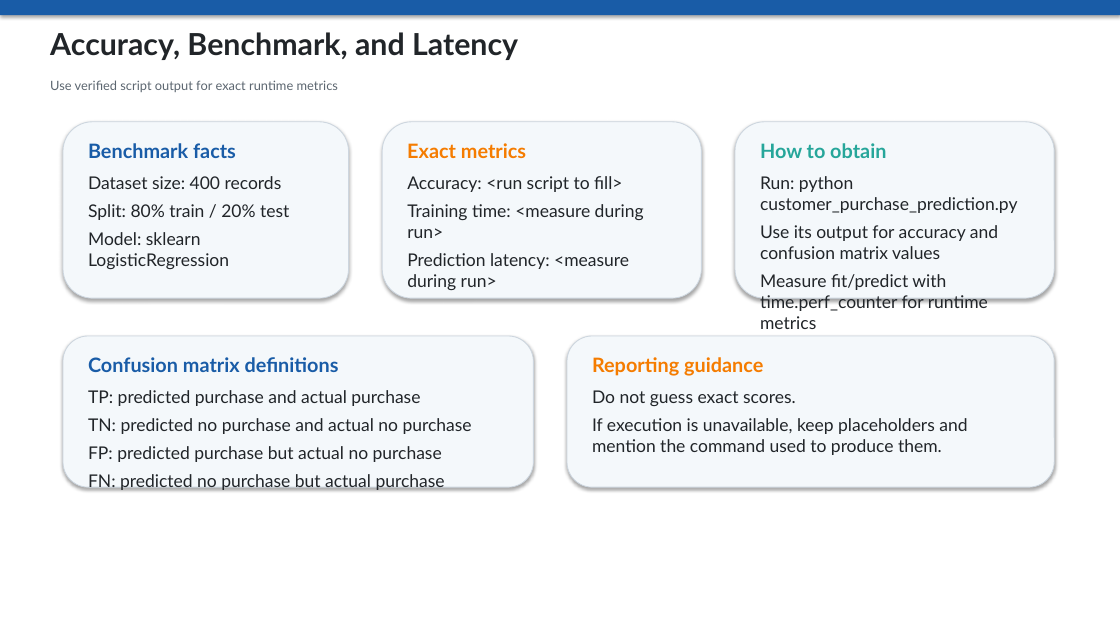
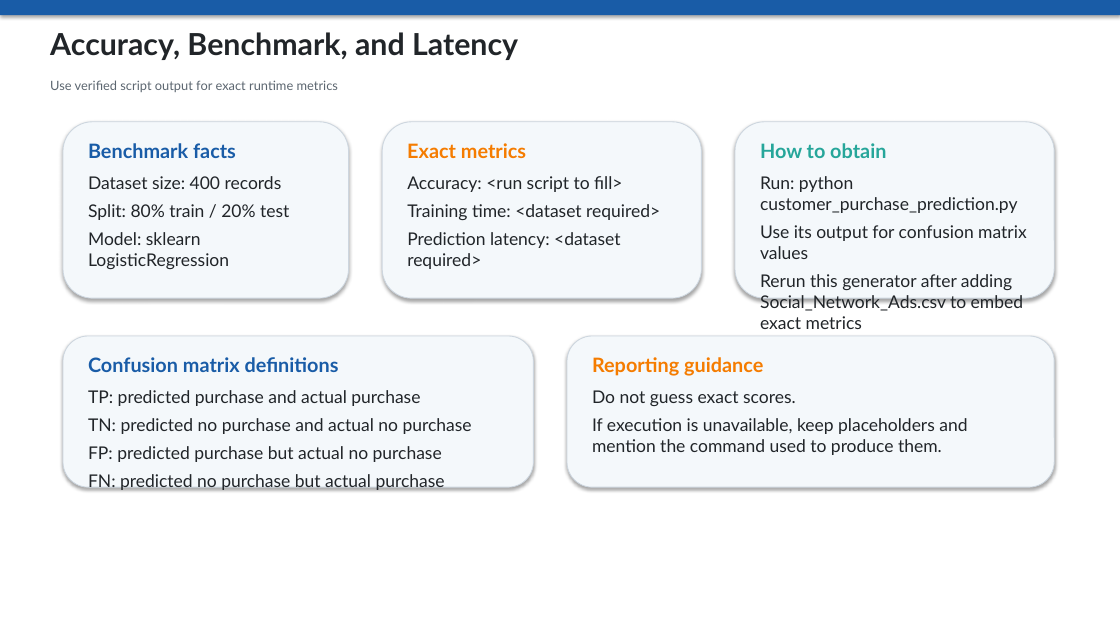
Before and after one commit to lienleds/customer-purchase-prediction, a slide deck: slide 5 of customer_purchase_prediction.pptx. Drawn at 1120x630 pixels with LibreOffice and Linux fonts; fonts in the diff are those of the drawing. Boxes give left, top, right and bottom in pixels: in the first picture for what was removed or moved away, otherwise in the second. Text is boxed around its words. In the diff, an @@ line names an element or a change of style, - is before the commit and + after.

```diff
--- a/customer_purchase_prediction.pptx
+++ b/customer_purchase_prediction.pptx
@@ text at (407, 204, 660, 269): text changed @@
-Training time: <measure during run>
-Prediction latency: <measure during run>
+Training time: <dataset required>
+Prediction latency: <dataset required>
@@ text at (760, 225, 1026, 329): text changed @@
-Use its output for accuracy and confusion matrix values
-Measure fit/predict with time.perf_counter for runtime metrics
+Use its output for confusion matrix values
+Rerun this generator after adding Social_Network_Ads.csv to embed exact metrics
```
